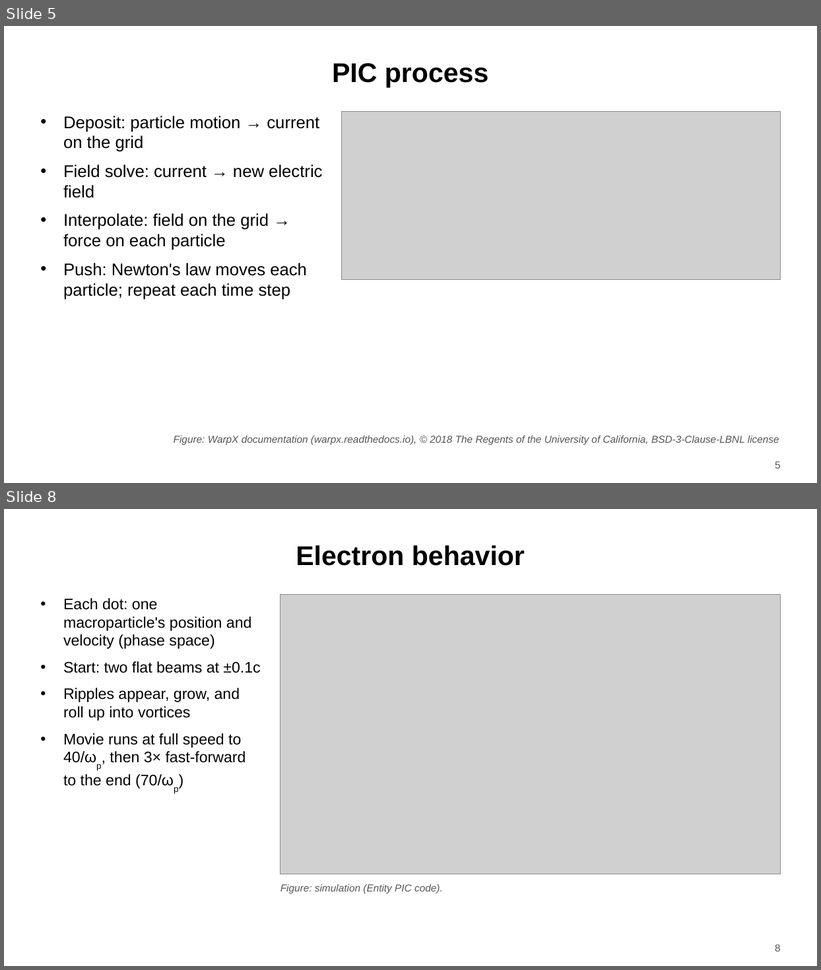
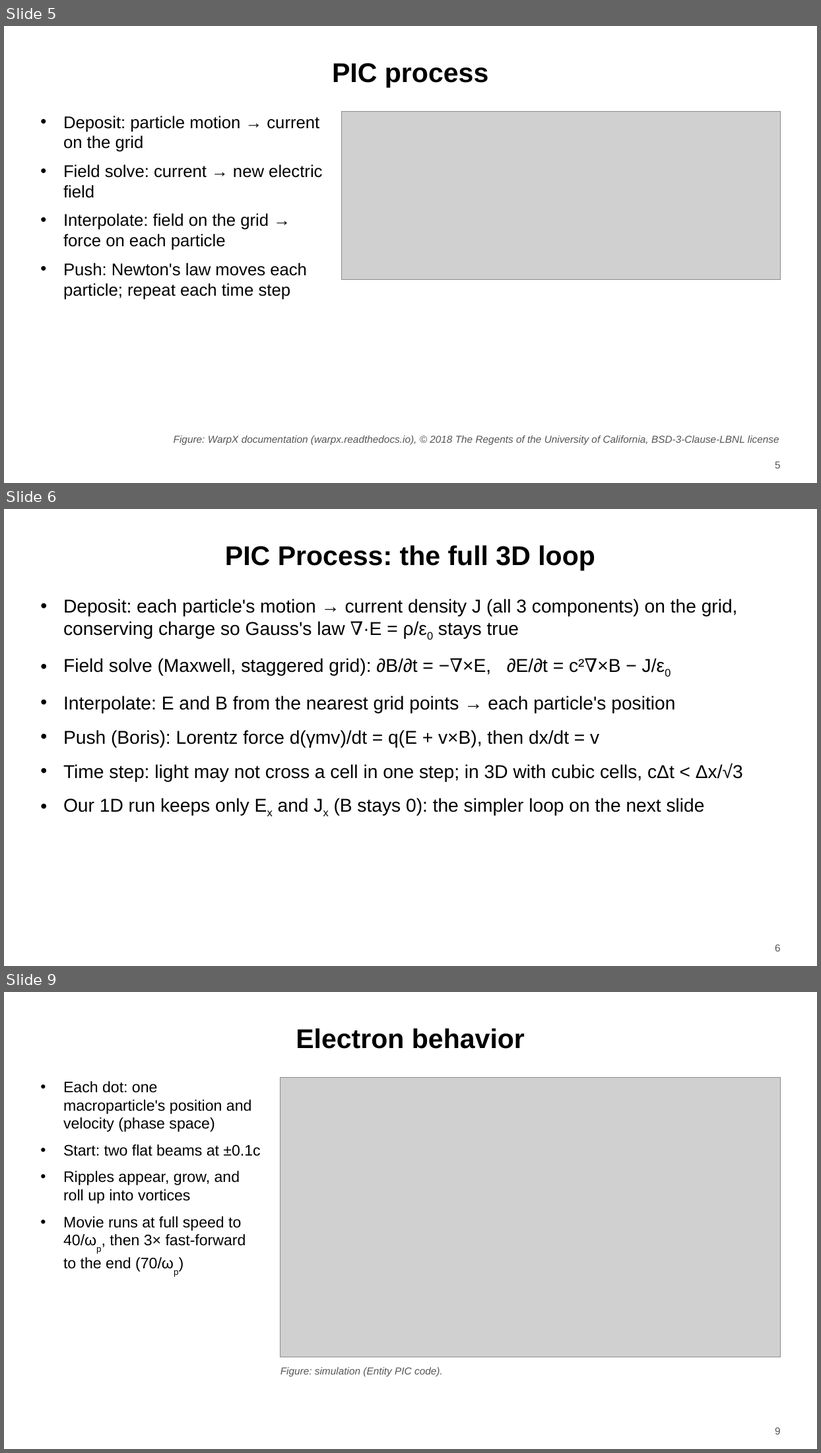
Before and after one commit to harry-wu-28/plasma, a slide deck: twostream/results/talk/twostream_talk_final.pptx. Shown one above the other, each under a label of ours: slides 5 and 8 before the commit, slides 5, 6 and 9 after it; the slides between them are not shown. The pictures are 821x970 and 821x1453 pixels, drawn with LibreOffice and Linux fonts; fonts in the diff are those of the drawing; grey boxes stand for pictures. Boxes give left, top, right and bottom in pixels: in the first picture for what was removed or moved away, otherwise in the second. Text is boxed around its words. In the diff, an @@ line names an element or a change of style, - is before the commit and + after.

```diff
--- a/twostream/results/talk/twostream_talk_final.pptx
+++ b/twostream/results/talk/twostream_talk_final.pptx
@@ slide 6 added at (x1=4, y1=509, x2=817, y2=966), background #FFFFFF @@
@@ title added at (x1=225, y1=545, x2=595, y2=571), 32 pt, text #000000, bold @@
+PIC Process: the full 3D loop
@@ text added at (x1=63, y1=599, x2=743, y2=816), 22 pt, text #000000 @@
+• Deposit: each particle's motion → current density J (all 3 components) on the grid, conserving charge so Gauss's law ∇·E = ρ/ε0 stays true
+• Field solve (Maxwell, staggered grid): ∂B/∂t = −∇×E, ∂E/∂t = c²∇×B − J/ε0
+• Interpolate: E and B from the nearest grid points → each particle's position
+• Push (Boris): Lorentz force d(γmv)/dt = q(E + v×B), then dx/dt = v
+• Time step: light may not cross a cell in one step; in 3D with cubic cells, cΔt < Δx/√3
+• Our 1D run keeps only Ex and Jx (B stays 0): the simpler loop on the next slide
@@ page number added at (x1=775, y1=945, x2=781, y2=952), 12 pt, text #555555 @@
+6
@@ what was slide 8 is now slide 9 @@
```
Also in this commit, not shown: 6 slides changed.
